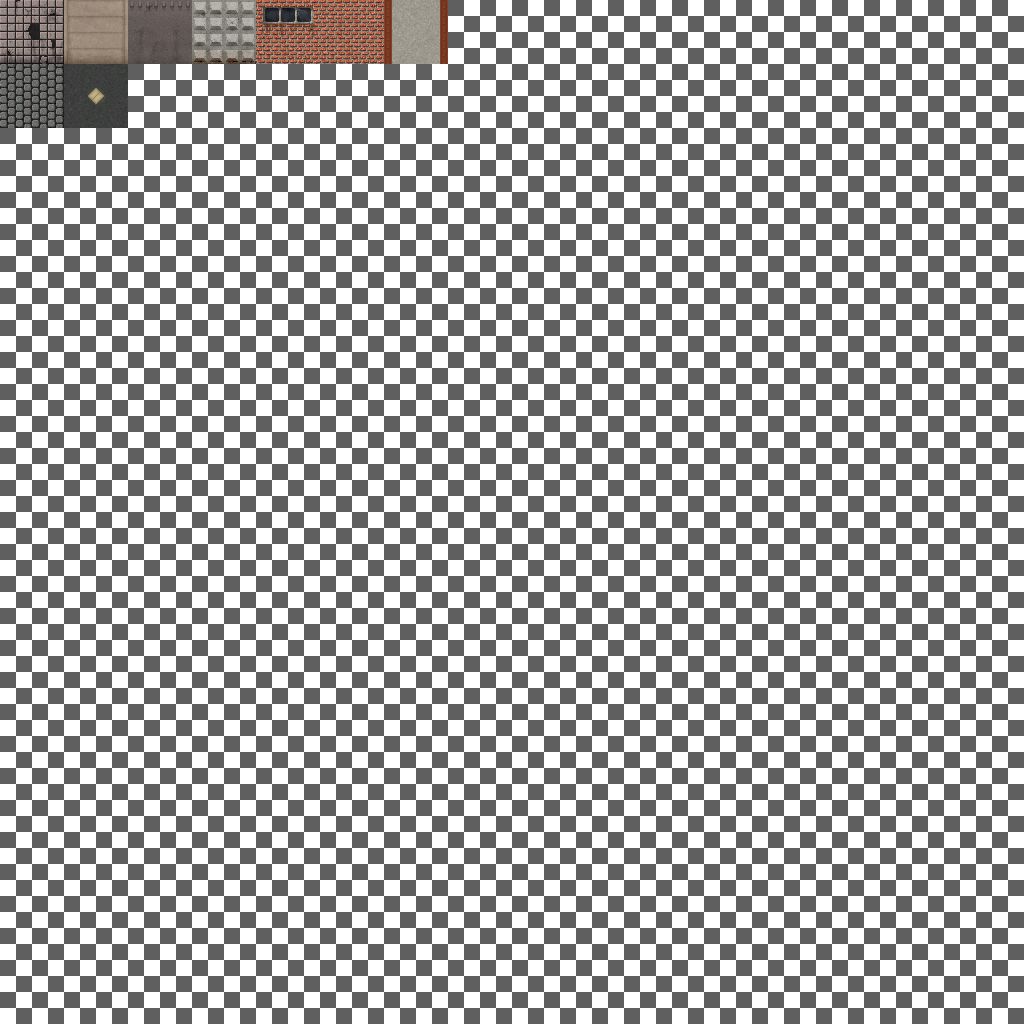
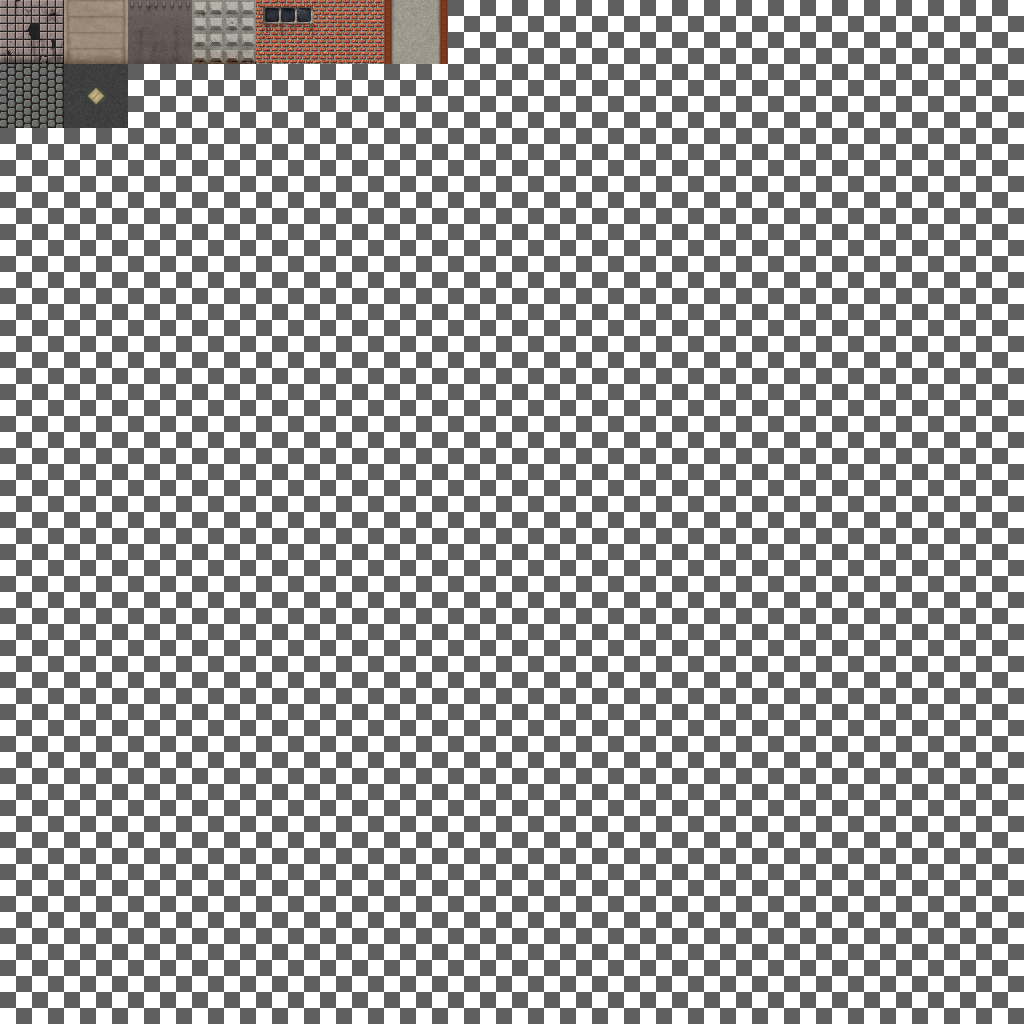
Revision of a layered w=1024, h=1024 image; what changed, layer by layer:
painted on "suppw64" over <box>392,0,440,64</box>
